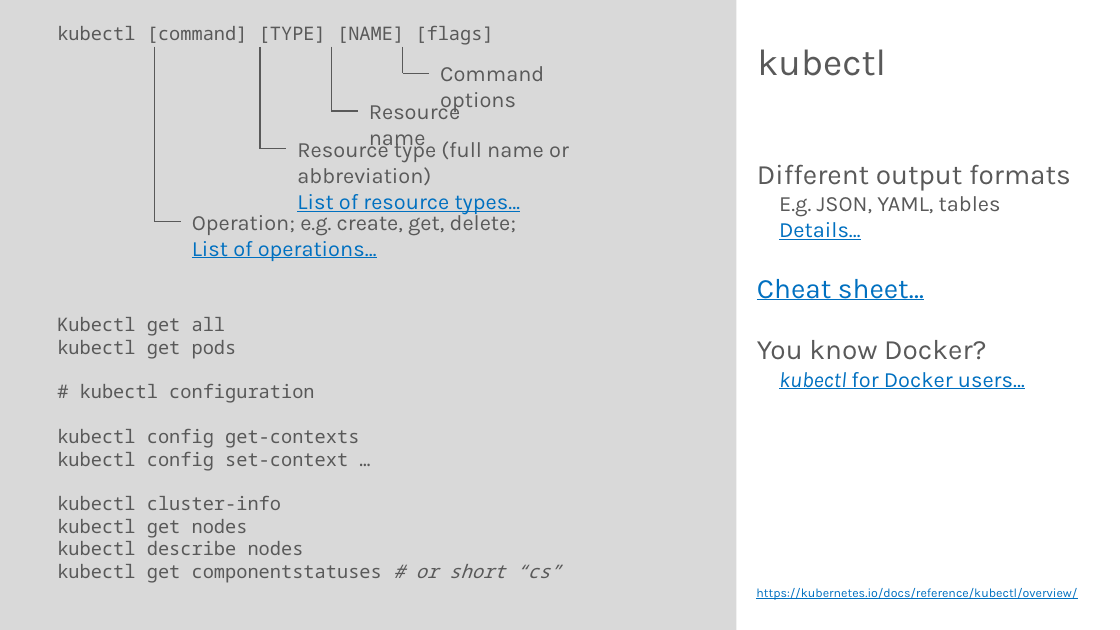
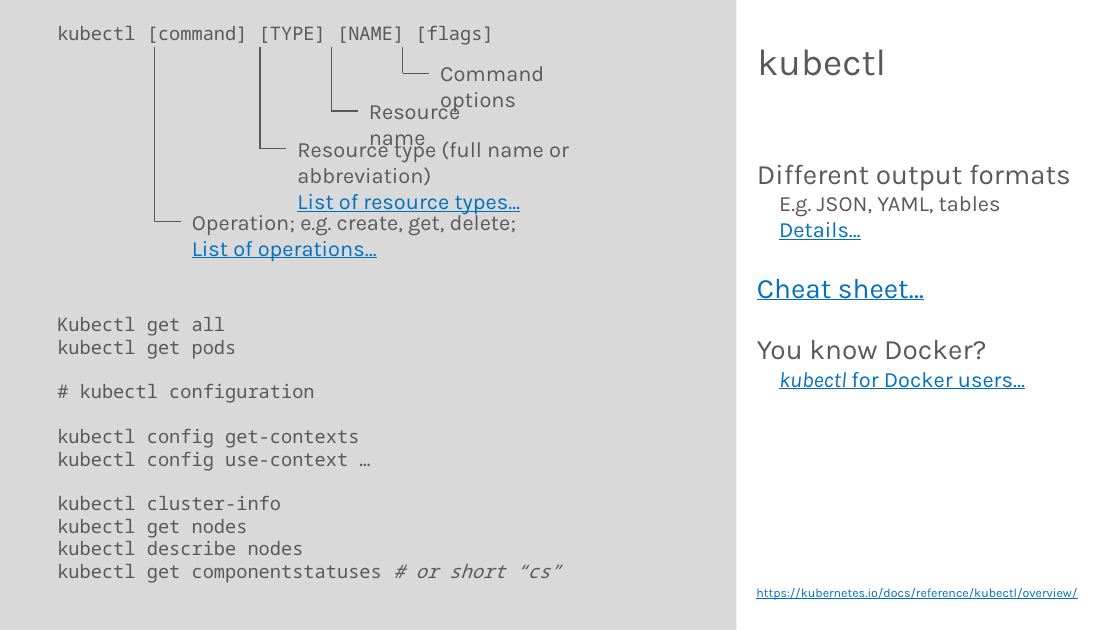
Before and after one commit to rstropek/DockerVS2015Intro, a slide deck: slide 16 of slides/Kubernetes-Workshop.pptx (slide 12 before the commit). Drawn at 1120x630 pixels with LibreOffice and Linux fonts; fonts in the diff are those of the drawing. Boxes give left, top, right and bottom in pixels: in the first picture for what was removed or moved away, otherwise in the second. Text is boxed around its words. In the diff, an @@ line names an element or a change of style, - is before the commit and + after.

```diff
--- a/slides/Kubernetes-Workshop.pptx
+++ b/slides/Kubernetes-Workshop.pptx
@@ text at [57, 452, 348, 471]: text changed @@
-kubectl config set-context …
+kubectl config use-context …
```
Also in this commit, not shown: 5 other slides changed, 6 slides added, 1 other file.
